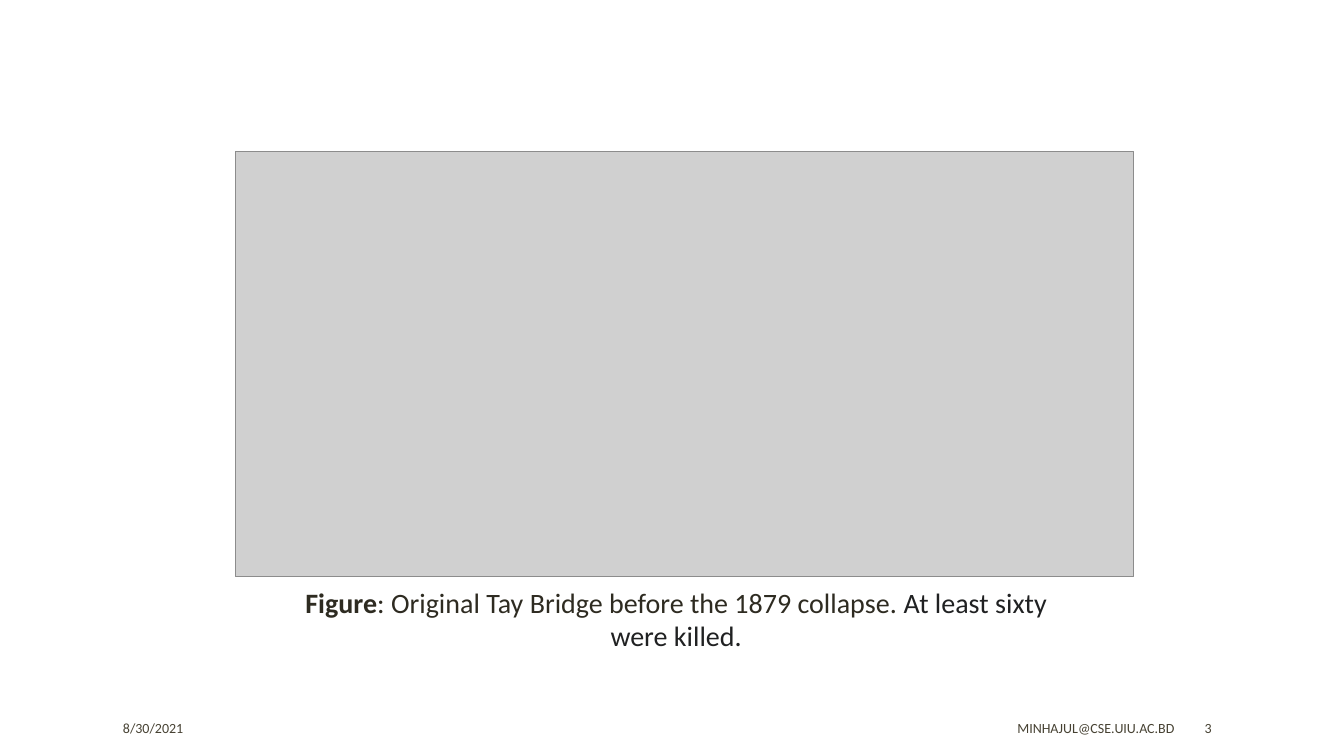
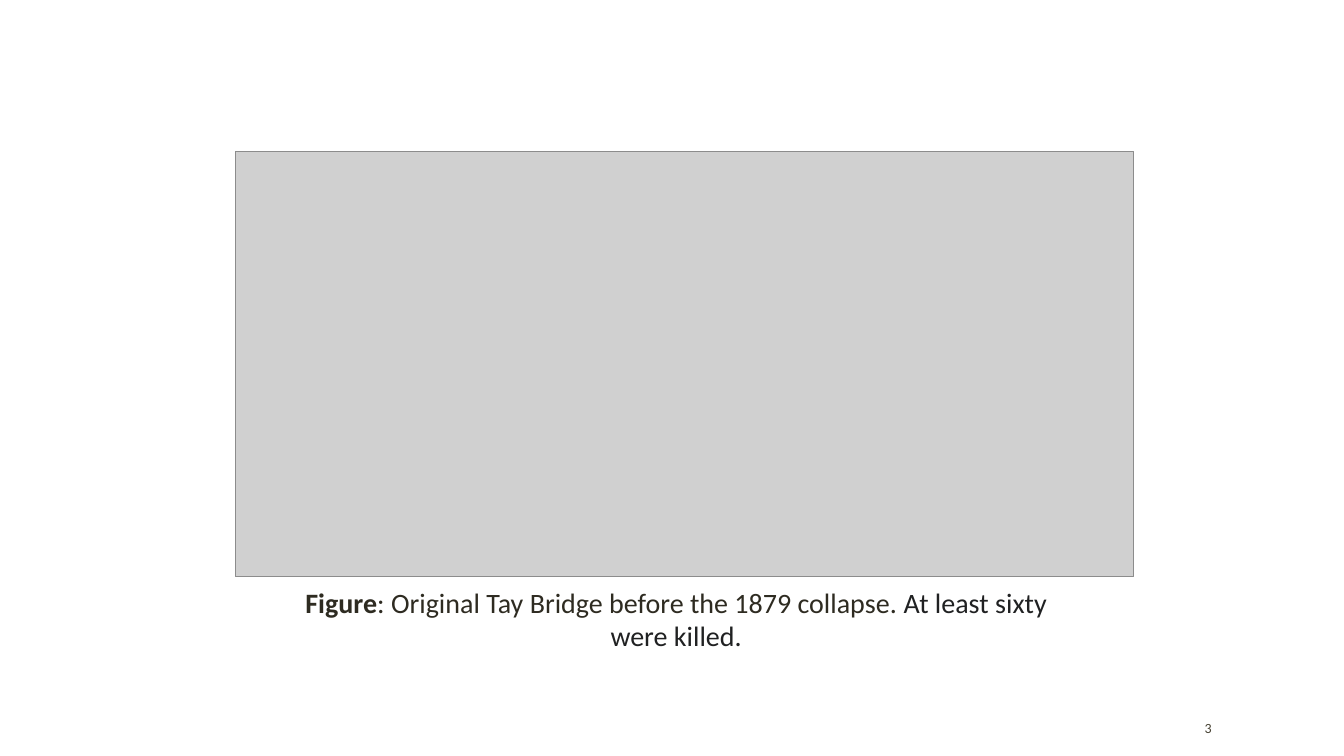
Before and after one commit to saifurrahman1701/UIU-Courses-Materials-, a slide deck: slide 3 of BSCSE/[251] Spring 2025/SOC/01-codes-of-ethics.pptx. Drawn at 1344x756 pixels with LibreOffice and Linux fonts; fonts in the diff are those of the drawing; grey boxes stand for pictures. Boxes give left, top, right and bottom in pixels: in the first picture for what was removed or moved away, otherwise in the second. Text is boxed around its words. In the diff, an @@ line names an element or a change of style, - is before the commit and + after.

```diff
--- a/BSCSE/[251] Spring 2025/SOC/01-codes-of-ethics.pptx
+++ b/BSCSE/[251] Spring 2025/SOC/01-codes-of-ethics.pptx
@@ text removed at (123,723,183,734) @@
-8/30/2021
@@ text removed at (1017,724,1174,735) @@
-MINHAJUL@CSE.UIU.AC.BD
```
Also in this commit, not shown: 23 other slides changed, 13 other files.
